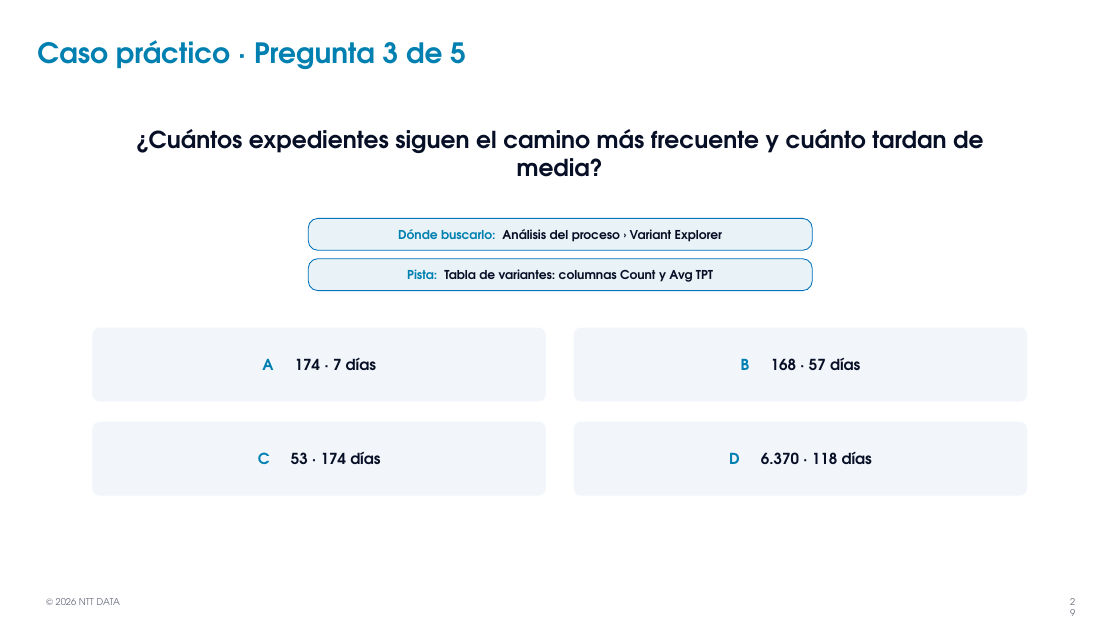
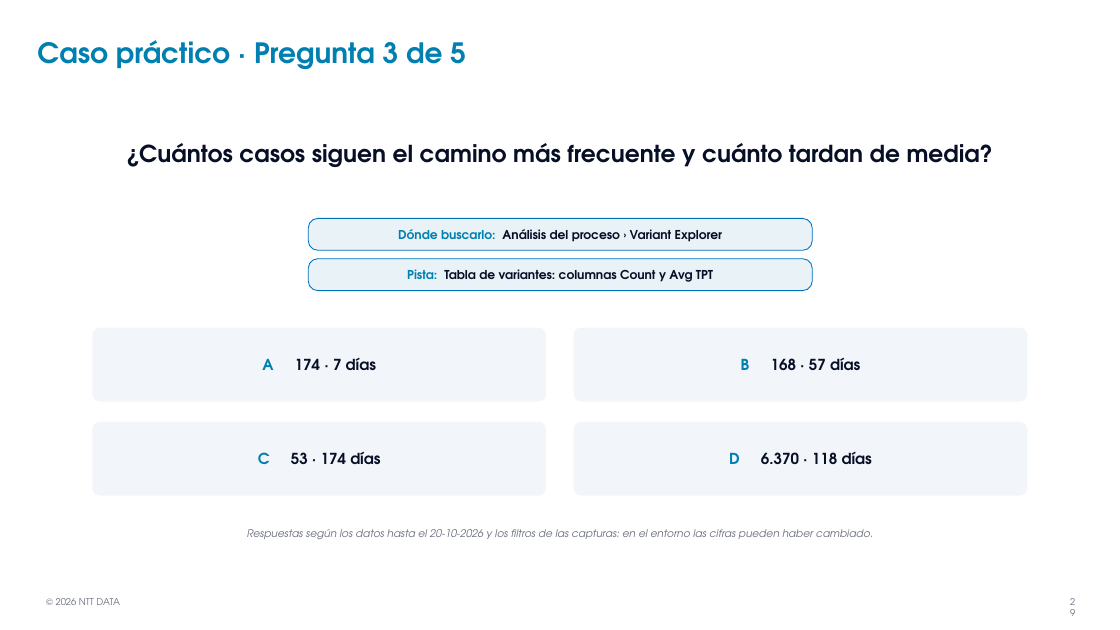
Before and after one commit to AnthonyXerri/Pruebas, a slide deck: slide 29 of mockups/Formacion_Celonis_PnC.pptx. Drawn at 1120x630 pixels with LibreOffice and Linux fonts; fonts in the diff are those of the drawing; background and template pictures are left out. Boxes give left, top, right and bottom in pixels: in the first picture for what was removed or moved away, otherwise in the second. Text is boxed around its words. In the diff, an @@ line names an element or a change of style, - is before the commit and + after.

```diff
--- a/mockups/Formacion_Celonis_PnC.pptx
+++ b/mockups/Formacion_Celonis_PnC.pptx
@@ text at [126,143,993,167]: text changed @@
-¿Cuántos expedientes siguen el camino más frecuente y cuánto tardan de media?
+¿Cuántos casos siguen el camino más frecuente y cuánto tardan de media?
@@ text added at [247,529,873,539], 9 pt, text #6B7080, italic @@
+Respuestas según los datos hasta el 20-10-2026 y los filtros de las capturas: en el entorno las cifras pueden haber cambiado.
```
Also in this commit, not shown: 22 other slides changed.
